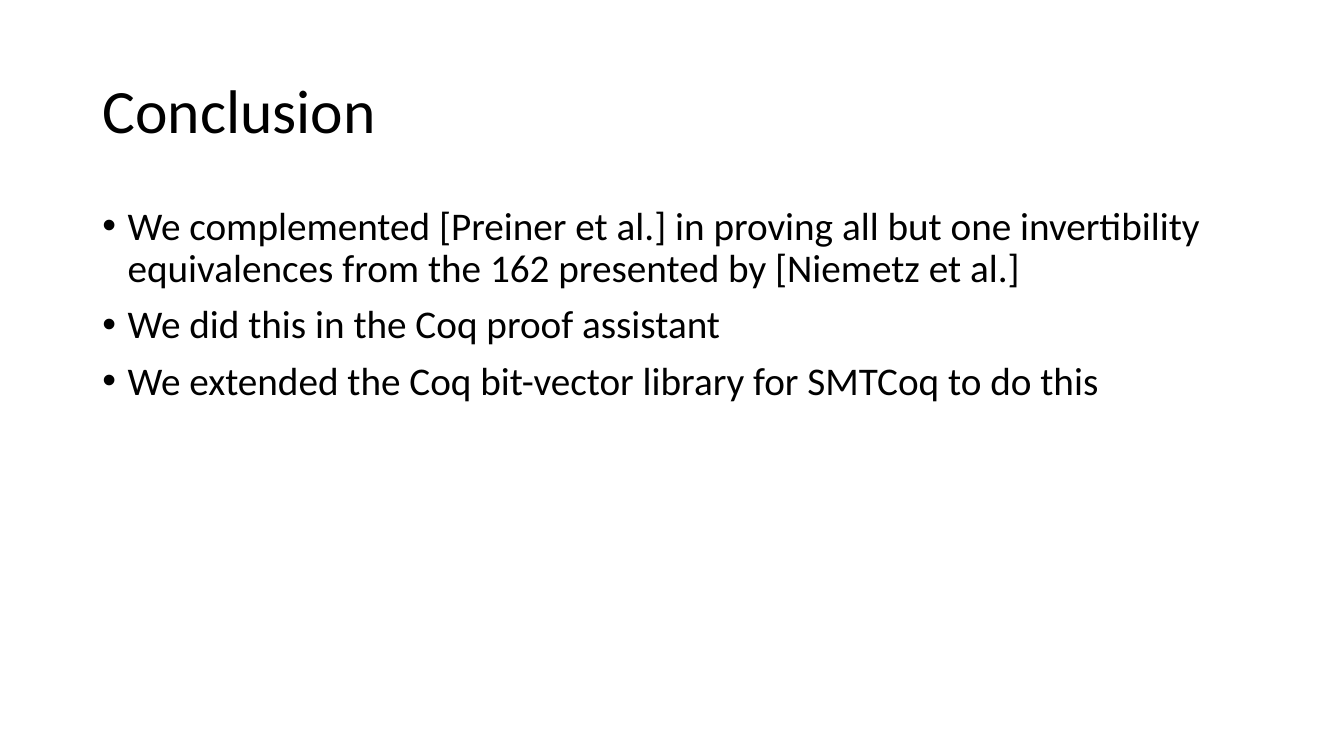
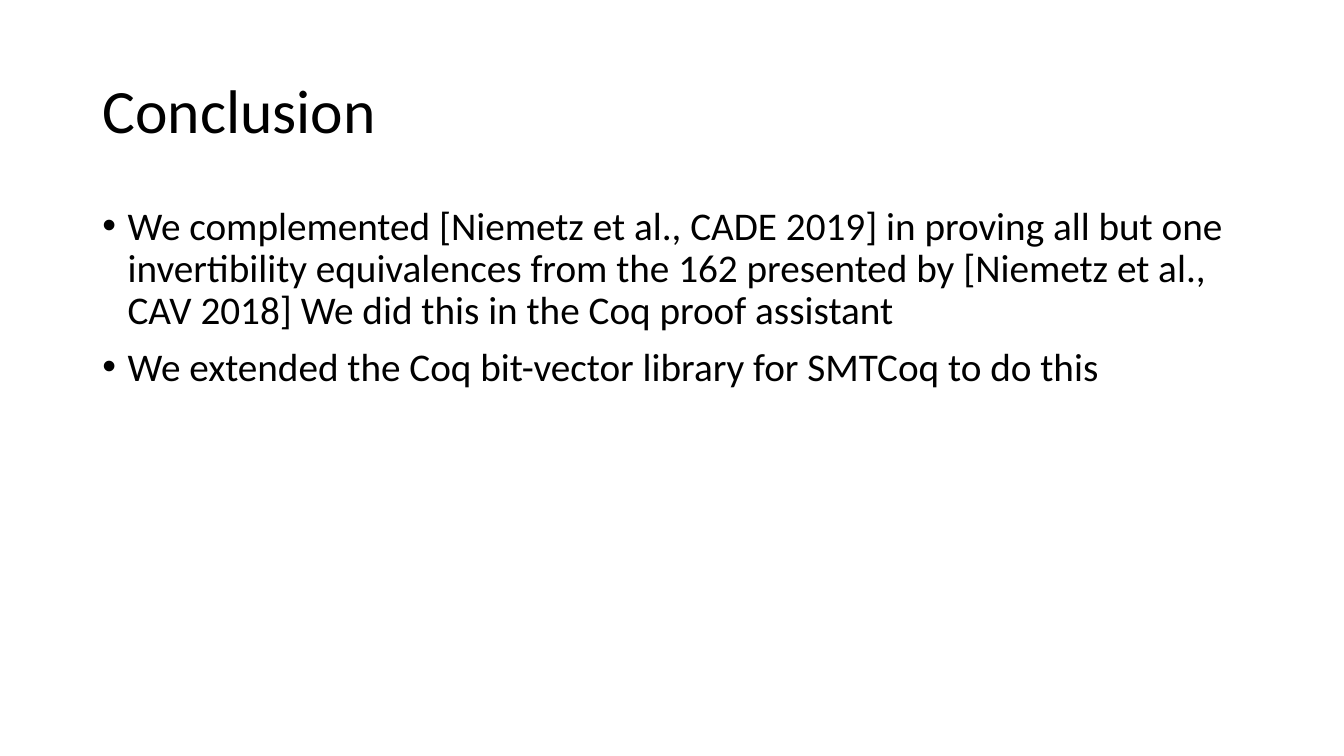
Before and after one commit to arjunvish/pxtp2019presentation, a slide deck: slide 16 of Presentation.pptx. Drawn at 1344x756 pixels with LibreOffice and Linux fonts; fonts in the diff are those of the drawing. Boxes give left, top, right and bottom in pixels: in the first picture for what was removed or moved away, otherwise in the second. Text is boxed around its words. In the diff, an @@ line names an element or a change of style, - is before the commit and + after.

```diff
--- a/Presentation.pptx
+++ b/Presentation.pptx
@@ text at <box>128,211,1223,331</box>: text changed @@
-• We complemented [Preiner et al.] in proving all but one invertibility equivalences from the 162 presented by [Niemetz et al.]
-• We did this in the Coq proof assistant
+• We complemented [Niemetz et al., CADE 2019] in proving all but one invertibility equivalences from the 162 presented by [Niemetz et al., CAV 2018] We did this in the Coq proof assistant
```
Also in this commit, not shown: 13 other slides changed.
